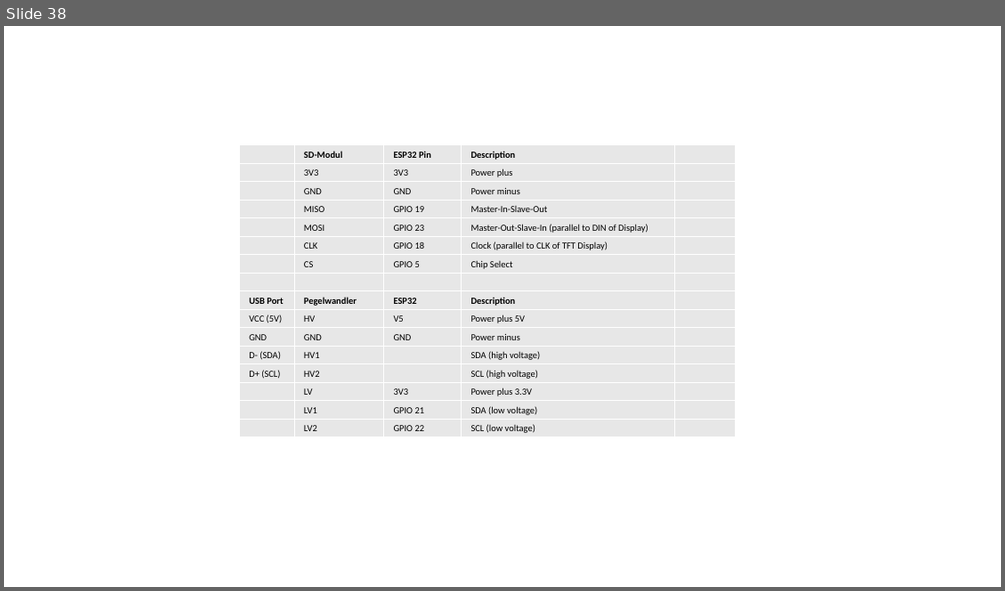
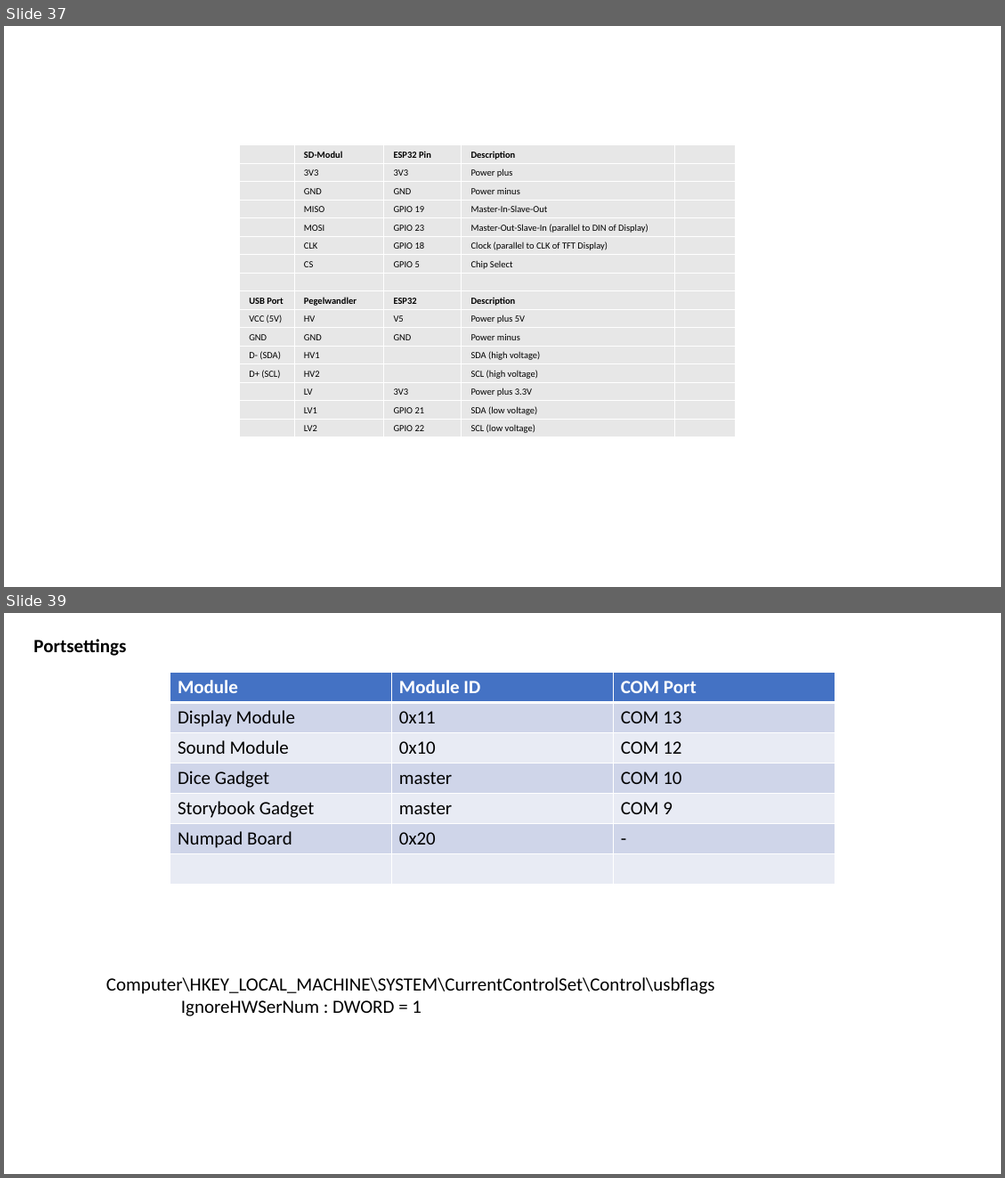
Before and after one commit to jeskes/activityboard, a slide deck: Activityboard.pptx. Shown one above the other, each under a label of ours: slide 38 before the commit, slides 37 and 39 after it; the slides between them are not shown. The pictures are 1005x591 and 1005x1178 pixels, drawn with LibreOffice and Linux fonts; fonts in the diff are those of the drawing. Boxes give left, top, right and bottom in pixels: in the first picture for what was removed or moved away, otherwise in the second. Text is boxed around its words. In the diff, an @@ line names an element or a change of style, - is before the commit and + after.

```diff
--- a/Activityboard.pptx
+++ b/Activityboard.pptx
@@ slide 39 added at box(4, 613, 1001, 1174), background #FFFFFF @@
@@ title added at box(33, 639, 126, 656), 18 pt, text #000000, bold @@
+Portsettings
@@ table added at box(170, 672, 834, 884), 7 rows, 3 columns @@
+Module | Module ID | COM Port
+Display Module | 0x11 | COM 13
+Sound Module | 0x10 | COM 12
+Dice Gadget | master | COM 10
+Storybook Gadget | master | COM 9
+Numpad Board | 0x20 | -
+ |  | 
@@ text added at box(106, 977, 715, 1016), 18 pt, text #000000 @@
+Computer\HKEY_LOCAL_MACHINE\SYSTEM\CurrentControlSet\Control\usbflags
+IgnoreHWSerNum : DWORD = 1
@@ what was slide 38 is now slide 37 @@
```
Also in this commit, not shown: 2 slides changed, 1 other slide added, 11 other files.
